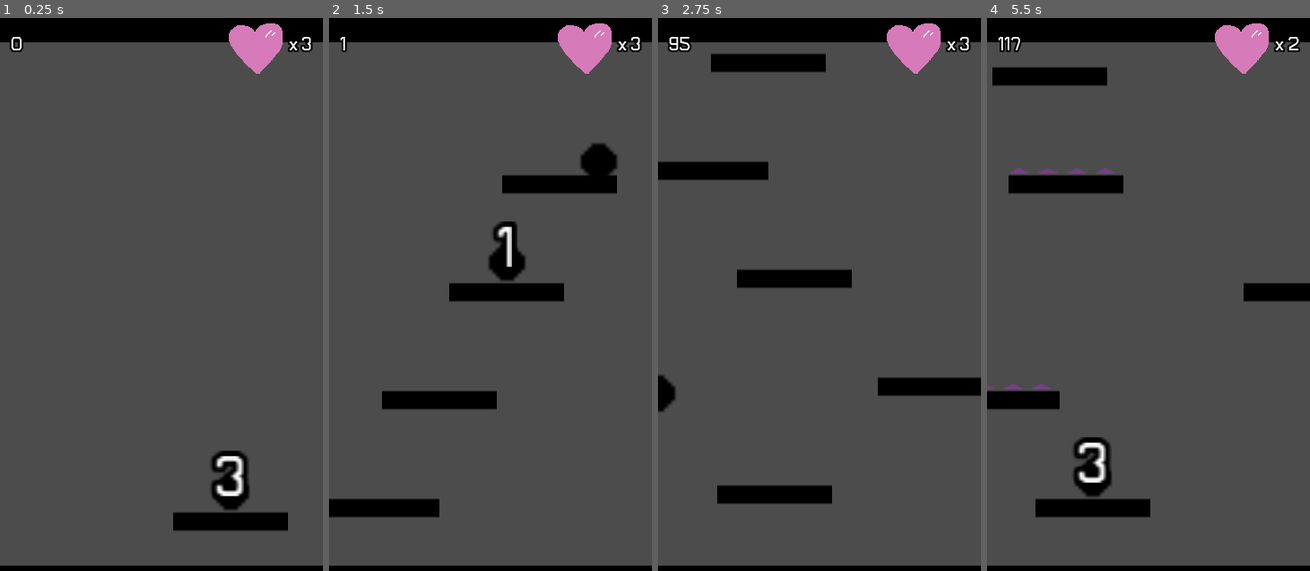
Above: before the commit, frames 1-4 (left to right).
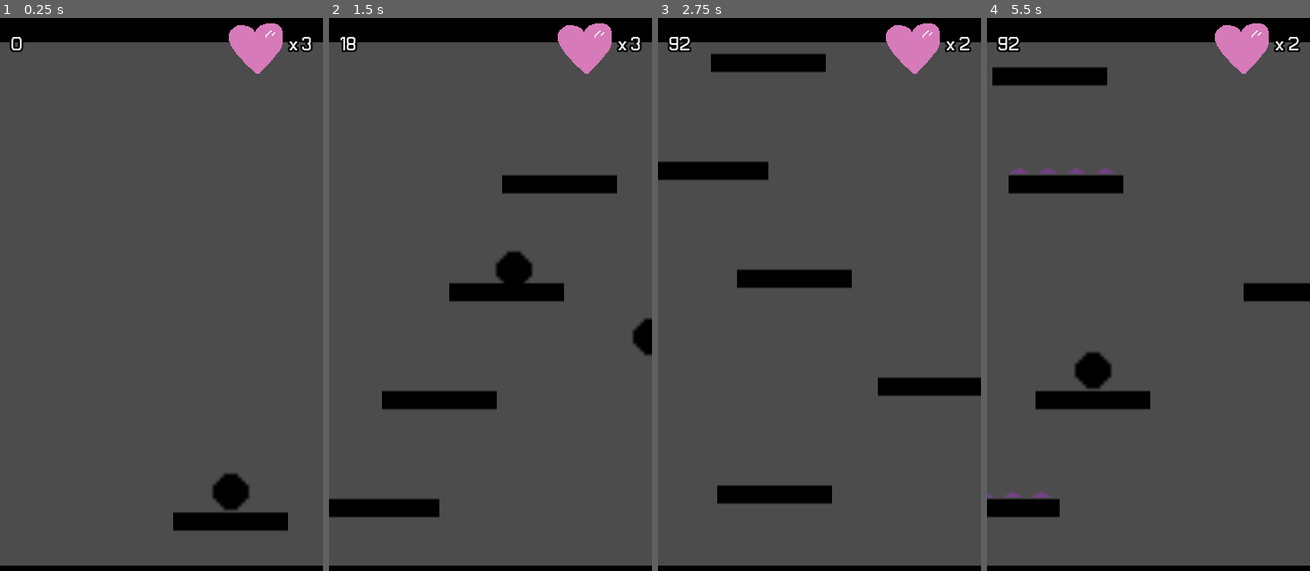
Above: after the commit, the same moments.

Repository: fralcalde/RapidRoll
Game: Godot game, scene res://Scenes/Main.tscn
The game is run twice, just before and just after one commit, with the same random seed, the same clock (stepped at 60 frames per second) and the same inputs.
Inputs:
- Up to frame 1 (0.25 s): no input
- Up to frame 2 (1.5 s): hold Right (ui_right) from 0.53 s (still down)
- Up to frame 3 (2.75 s): release Right (ui_right) at 2.03 s; hold Left (ui_left) from 2.03 s (still down)
- Up to frame 4 (5.5 s): release Left (ui_left) at 2.78 s; hold Right (ui_right) 2.78-4.28 s; hold Left (ui_left) 4.28-5.03 s; hold Right (ui_right) from 5.03 s (still down)

The runs differ from the first frame. In frame 1, 0.7% of the frame differs, in the area x 65-77%, y 78-87%; in frame 2, 1.6%; in frame 3, 0.5%; in frame 4, 4.7%, in the area x 0-51%, y 3-91%.

Commit message:
PlatformPlayerSpawn espawnea el jugador a la mitad de la pantalla

Diff:
--- a/Scenes/Platforms/PlataformPlayerSpawner.tscn
+++ b/Scenes/Platforms/PlataformPlayerSpawner.tscn
@@ -75,6 +75,23 @@
 "values": [ Vector2( 3, 3 ) ]
 }
 
+[sub_resource type="Animation" id=4]
+resource_name = "SPAWNING"
+length = 0.2
+loop = true
+tracks/0/type = "value"
+tracks/0/path = NodePath("PlayerSpawn:visible")
+tracks/0/interp = 1
+tracks/0/loop_wrap = true
+tracks/0/imported = false
+tracks/0/enabled = true
+tracks/0/keys = {
+"times": PoolRealArray( 0, 0.1 ),
+"transitions": PoolRealArray( 1, 1 ),
+"update": 1,
+"values": [ true, false ]
+}
+
 [node name="Plataforma" type="StaticBody2D"]
 position = Vector2( 1, 0 )
 collision_mask = 0
@@ -98,8 +115,10 @@
 [node name="AnimationPlayer" type="AnimationPlayer" parent="."]
 anims/COUNTDOWN = SubResource( 2 )
 anims/RESET = SubResource( 3 )
+anims/SPAWNING = SubResource( 4 )
 
 [node name="Label" type="Label" parent="."]
+visible = false
 margin_left = -20.0
 margin_top = -60.0
 margin_right = 20.0
--- a/Scripts/Platforms/PlataformPlayerSpawner.gd
+++ b/Scripts/Platforms/PlataformPlayerSpawner.gd
@@ -4,27 +4,35 @@
 
 signal spawn_player(position)
 
-
 onready var anim_player = $AnimationPlayer
 onready var player_sprite = $PlayerSpawn
-
+var spawned = false
 
 # Called when the node enters the scene tree for the first time.
 func _ready():
-	anim_player.play('COUNTDOWN')
-	print('_ready')
-
-
-func _init():
-	print('_init')
+	anim_player.play('SPAWNING')
 
 
 func _enter_tree():
-	print('_enter_tree')
 	GameEvents.player_spawning()
 
 
 func _on_AnimationPlayer_animation_finished(anim_name):
 	if anim_name == 'COUNTDOWN':
-		emit_signal('spawn_player', player_sprite.global_position)
-		GameEvents.spawn_player(player_sprite.global_position)
+		spawn_player()
+
+
+func _process(_delta):
+	var altura_pantalla = get_viewport_rect().size.y
+	var spawn_height = altura_pantalla / 2
+
+	if position.y == spawn_height and spawned == false:
+		spawn_player()
+		spawned = true
+
+
+func spawn_player():
+	emit_signal('spawn_player', player_sprite.global_position)
+	GameEvents.spawn_player(player_sprite.global_position)
+	anim_player.stop()
+	player_sprite.visible = false
Not shown: 1 places in Scenes/Platforms/PlataformPlayerSpawner.tscn that only renumber resources
